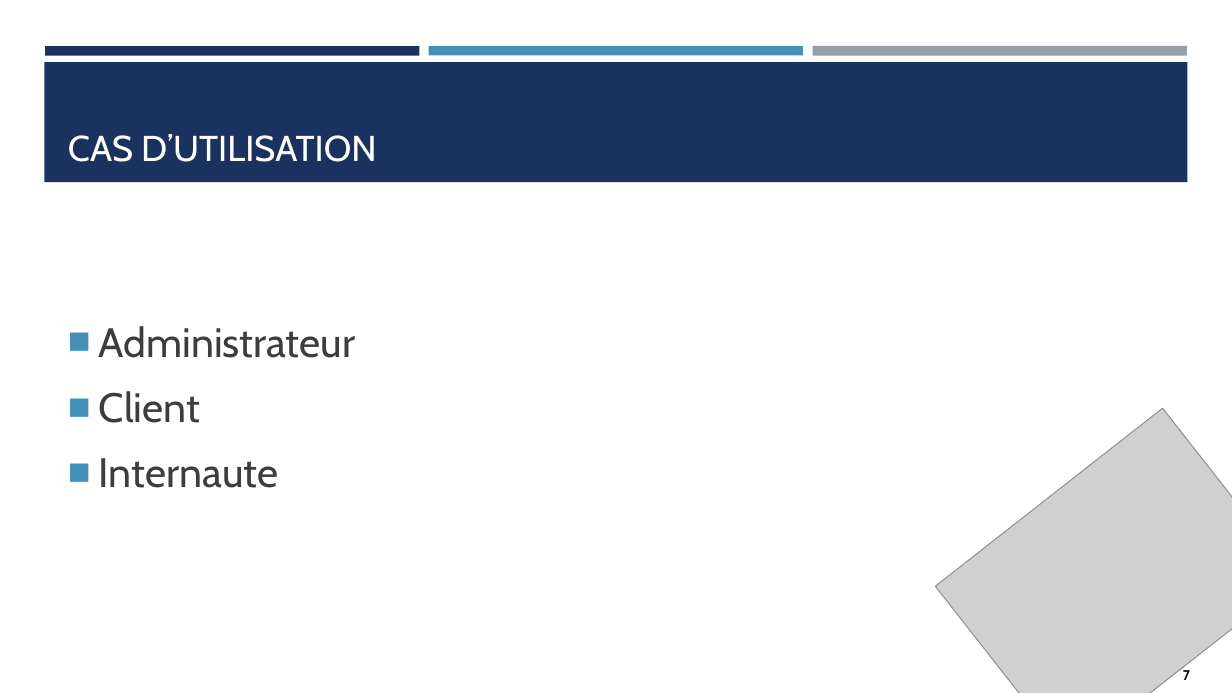
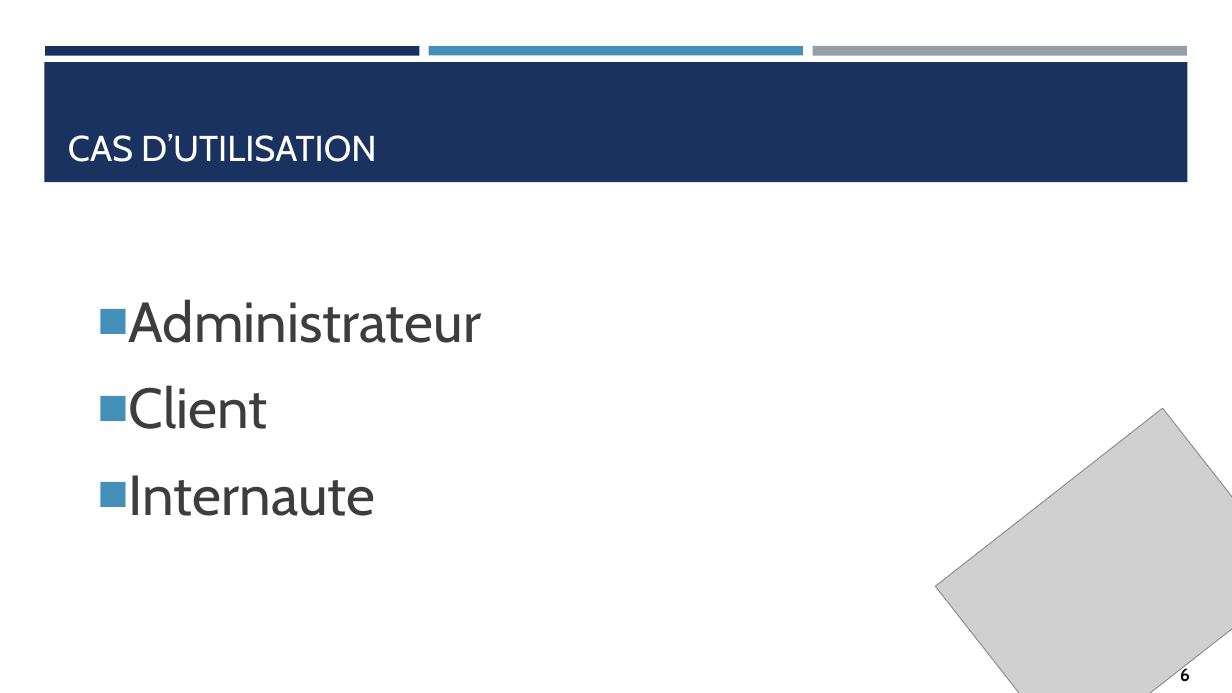
Before and after one commit to saklyayoub/bonchoix.net, a slide deck: slide 6 of global/Présentation.pptx (slide 7 before the commit). Drawn at 1232x693 pixels with LibreOffice and Linux fonts; fonts in the diff are those of the drawing; grey boxes stand for pictures. Boxes give left, top, right and bottom in pixels: in the first picture for what was removed or moved away, otherwise in the second. Text is boxed around its words. In the diff, an @@ line names an element or a change of style, - is before the commit and + after.

```diff
--- a/global/Présentation.pptx
+++ b/global/Présentation.pptx
@@ text "Administrateur" moved from (x1=99, y1=326, x2=355, y2=488) to (x1=129, y1=299, x2=482, y2=516) @@
@@ text "Administrateur" at (x1=129, y1=299, x2=482, y2=516): size 32 to 44 pt; more space between paragraphs @@
@@ text at (x1=1180, y1=666, x2=1190, y2=682): text changed; size 11 to 14 pt @@
-7
+6
```
Also in this commit, not shown: 9 other slides changed, 1 slide added, 3 slides removed.
